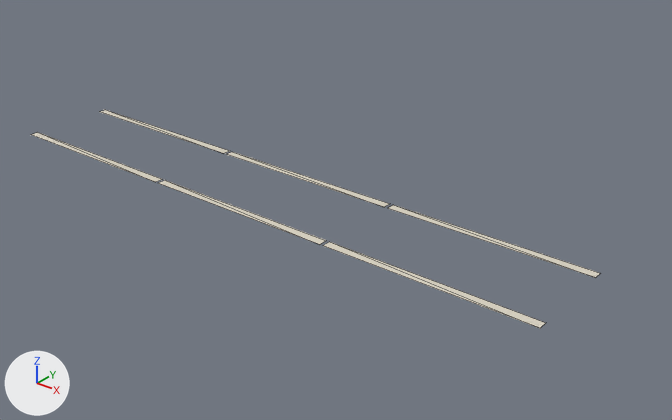
The glTF model assets/models/props/train_lights.glb: old version first, new version second.
One viewpoint serves both versions: a 50 mm lens placed at (10.11, -6.93, 6.76), pointed at (4.07, 0.63, 2.08). The axes (+X, +Y, +Z) are drawn at lower left. The lights are the same throughout. The older version comes first. Mesh edges are drawn as thin lines.

The first picture shows 'train_lights'.
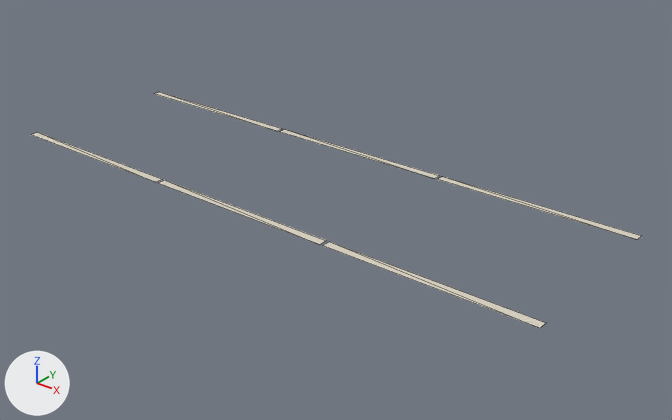
The newer file is also turned or shifted as a whole; pictures and numbers use the older file's frame.

The change, as a list of edits to the scene's bpy script:
```text
Change me_train_lights:
    used by ob_train_lights; location = (0.0, 0.0, 0.0)
    remove me_train_lights.from_pydata(...)  # 24 vertices, 12 faces; spans x 0.02..7.28, y -0.61..0.61, z 2.4
    add me_train_lights.from_pydata(...)  # 24 vertices, 12 faces; spans x 0.02..7.28, y -0.61..1.59, z 2.4
    me_train_lights part 1: the loose piece of 4 vertices spanning x 0.02..2.41, y 0.5..0.61, z 2.4 is moved by (0.0, 0.98, 0.0)
    me_train_lights part 2: the loose piece of 4 vertices spanning x 2.45..4.85, y 0.5..0.61, z 2.4 is moved by (0.0, 0.98, 0.0)
    me_train_lights part 3: the loose piece of 4 vertices spanning x 4.89..7.28, y 0.5..0.61, z 2.4 is moved by (0.0, 0.98, 0.0)
```

What differs and where, as boxes (x1, y1, x2, y2) in the pictures (672 x 420 px; the box of a moved part takes in the faces that stretch with it):
'train_lights', reshaped (7% wider, 8% taller): before (31, 110, 600, 328); after (31, 92, 641, 328)
part 1 of me_train_lights, moved or reshaped: before (101, 110, 229, 153); after (155, 92, 282, 131)
part 2 of me_train_lights, moved or reshaped: before (227, 152, 389, 207); after (280, 130, 440, 178)
part 3 of me_train_lights, moved or reshaped: before (388, 205, 600, 278); after (438, 176, 641, 240)
